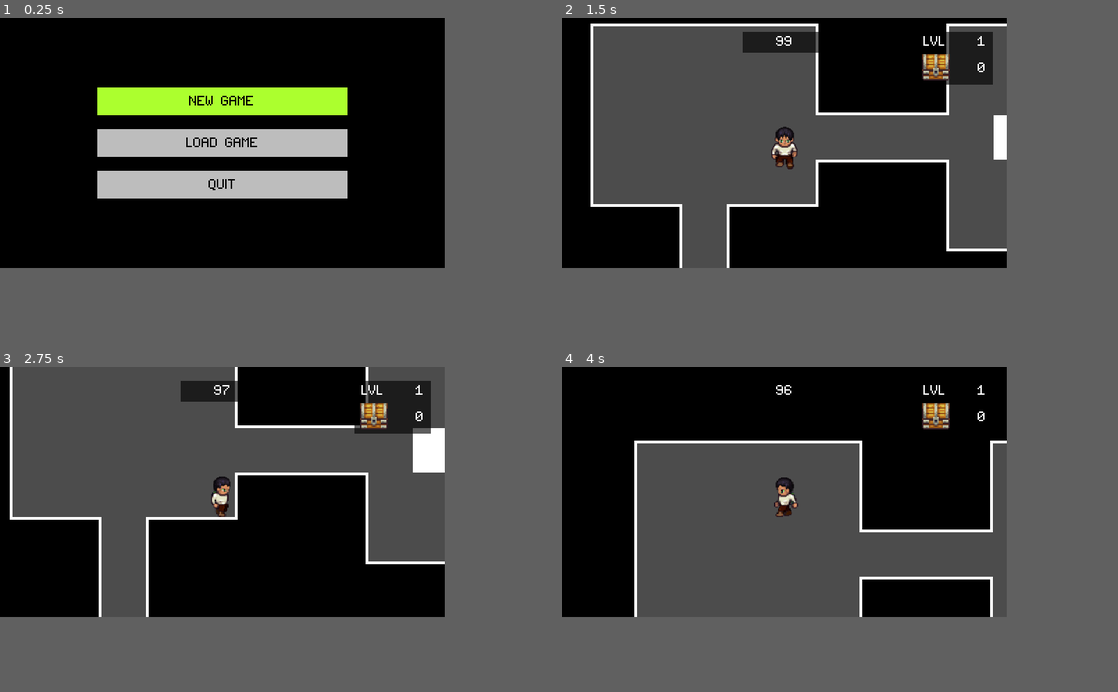
Above: before the commit, frames 1-4 (two rows, left to right).
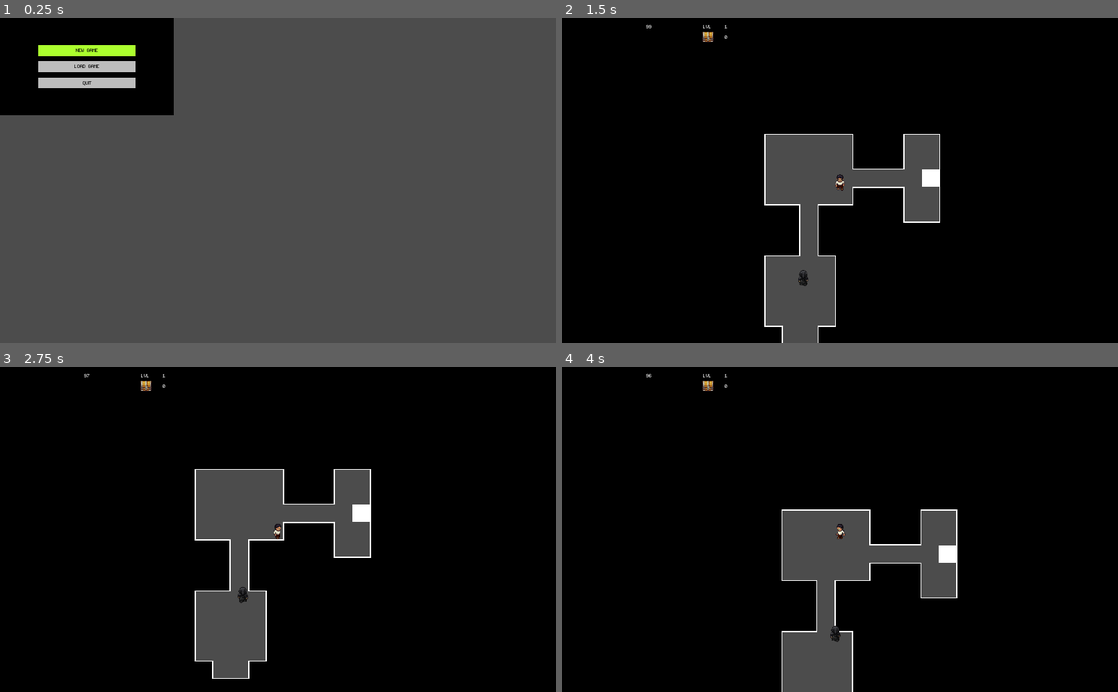
Above: after the commit, the same moments.

Repository: alittek/AC31009-Game
Game: Godot game, scene res://StartScreen.tscn
The game is run twice, just before and just after one commit, with the same random seed, the same clock (stepped at 60 frames per second) and the same inputs.
Inputs:
- Up to frame 1 (0.25 s): no input
- Up to frame 2 (1.5 s): tap Enter at 0.5 s; hold Right (move_right) 0.53-1.28 s; hold Space (interact) 0.53-1.28 s; hold Down (move_down) from 1.28 s (still down); tap Space (interact) at 1.35 s
- Up to frame 3 (2.75 s): release Down (move_down) at 2.03 s; hold Right (move_right) from 2.03 s (still down); hold Space (interact) from 2.03 s (still down)
- Up to frame 4 (4 s): release Right (move_right) at 2.78 s; release Space (interact) at 2.78 s; hold Up (move_up) 2.78-3.53 s; tap Space (interact) at 2.85 s; hold Left (move_left) from 3.53 s (still down); hold Space (interact) from 3.53 s (still down)
In our replay, the window is 640x360 before the commit and 800x468 after it. These sizes can differ from the game's own. Grey fills any space a smaller window leaves; there, only what the larger window draws over its background counts as a difference.

The runs differ from the first frame. In frame 1, 55% of the frame differs, in the area x 0-80%, y 0-77%; in frame 2, 40%; in frame 3, 41%; in frame 4, 27%.

Commit message:
state pattern for enemy running but with issues

Diff:
--- a/NPC.gd
+++ b/NPC.gd
@@ -1,58 +1,65 @@
 extends KinematicBody2D
 
-# Node references
-var player
-# Random number generator
+var curArt : int = 0
+var maxArt : int = 2
+var moveSpeed : int = 30
+var stealDist : int = 40
+var amount : int = 1
+var stealRate : float = 1.0
+var chaseDist : int = 400
+var stolen : bool = false
+
+var state = "patrol"
+
 var rng = RandomNumberGenerator.new()
-# Movement variables
-export var speed = 25
-var direction : Vector2
-var last_direction = Vector2(0, 1)
-var bounce_countdown = 0
-# Animation variables
-var other_animation_playing = false
+var direc : Vector2
 
-func _ready():
-	player = get_tree().root.get_node("WorldMap/Player")
-	rng.randomize()
+onready var timer = $Timer
+onready var player = get_tree().root.get_node("WorldMap/Player")
 
-func _on_Timer_timeout():
-	# Calculate the position of the player relative to the skeleton
-	var player_relative_position = player.position - position
-	#print(player_relative_position)
+var player_in_range
+var player_in_sight
 
-	if player_relative_position.length() <= 16:
-		# If player is near, don't move but turn toward it
-		direction = Vector2.ZERO
-		last_direction = player_relative_position.normalized()
-	elif player_relative_position.length() <= 100 and bounce_countdown == 0:
-		# If player is within range, move toward it
-		direction = player_relative_position.normalized()
-	elif bounce_countdown == 0:
-		# If player is too far, randomly decide whether to stand still or where to move
-		var random_number = rng.randf()
-		if random_number < 0.05:
-			direction = Vector2.ZERO
-		elif random_number < 0.1:
-			direction = Vector2.DOWN.rotated(rng.randf() * 2 * PI)
+func _ready ():
+#	timer.wait_time = stealRate
+#	timer.start()
+	pass
 
-	# Update bounce countdown
-	if bounce_countdown > 0:
-		bounce_countdown = bounce_countdown - 1
+func _process(delta):
+	#state pattern to allow enemy behaviour
+	match state:
+		"patrol":
+			pass
+			#print("zzzzzzz")
+			patrol(delta)
+		"follow":
+			#print("taptaptap")
+			follow()
+		"search":
+			pass
+		"steal":
+			steal()
+		"flee":
+			flee()
+
+
 
 func _physics_process(delta):
-	var movement = direction * speed * delta
+	check_sight()
 
-	var collision = move_and_collide(movement)
-
-	if collision != null and collision.collider.name != "Player":
-		direction = direction.rotated(rng.randf_range(PI/4, PI/2))
-		bounce_countdown = rng.randi_range(2, 5)
-
-	# Animate skeleton based on direction
-	if not other_animation_playing:
-		animate_NPC(direction)
-
+#	var vel : Vector2
+#	var dist = position.distance_to(player.position)
+#	# TODO if player not close patrol
+#	if dist > chaseDist:
+#		pass
+#
+#	#if player close
+#	if dist < chaseDist:
+#		vel = (player.position - position).normalized()
+#		move_and_slide(vel * moveSpeed)
+#
+#	animate_NPC(vel)
+#
 func get_animation_direction(direction: Vector2):
 	var norm_direction = direction.normalized()
 	if norm_direction.y >= 0.707:
@@ -67,10 +74,8 @@
 
 func animate_NPC(direction: Vector2):
 	if direction != Vector2.ZERO:
-		last_direction = direction
-
+		var last_direction = direction
 		# Choose walk animation based on movement direction
-		#var animation = get_animation_direction(last_direction) + "_walk"
 		var animation = "Walk_" + get_animation_direction(last_direction)
 		#print(animation)
 		# Play the walk animation
@@ -80,3 +85,96 @@
 #		var animation = get_animation_direction(last_direction) + "_idle"
 #		$AnimatedSprite.play(animation)
 		$AnimationPlayer.stop(false)
+
+#func _on_Timer_timeout():
+#	if position.distance_to(player.position) <= stealDist:
+#		player.lose_artifact(amount)
+#		steal_artifact(amount)
+#
+## check if player has stolen set number of artifacts
+#func steal_artifact(artToTake):
+#	curArt += artToTake
+#	if curArt >= maxArt:
+#		flee()
+
+
+
+# check if player is in sight of the enemy
+func check_sight():
+	if player_in_range == true:
+		# get snapshot of world with all bodies
+		var space_state = get_world_2d().direct_space_state
+		var sight_check = space_state.intersect_ray(position, player.position, [self], collision_mask)
+		if sight_check:
+			if sight_check.collider.name == "Player":
+				player_in_sight = true
+				state = "follow"
+				print("state: ", state)
+				if position.distance_to(player.position) <= stealDist:
+					state = "steal"
+					print("state: ", state)
+					if stolen == true:
+						state = "flee"
+						print("state: ", state)
+						#stolen = false
+			else:
+				state = "patrol"
+				print("state: ", state)
+	else:
+		player_in_sight = false
+		state = "patrol"
+		print("state: ", state)
+		#print("player in sight ", player_in_sight)
+
+func follow():
+	var vel : Vector2
+	vel = (player.position - position).normalized()
+	move_and_slide(vel * moveSpeed)
+	animate_NPC(vel)
+
+func steal():
+	player.lose_artifact(amount)
+	stolen = true
+	return stolen
+#		steal_artifact(amount)
+#
+## check if player has stolen set number of artifacts
+#func steal_artifact(artToTake):
+#	curArt += artToTake
+#	if curArt >= maxArt:
+#		flee()
+
+func patrol(delta):
+	#if bounce_countdown == 0:
+
+	# If player is too far, randomly decide whether to stand still or where to move
+	var random_number = rng.randf()
+	if random_number < 0.05:
+		direc = Vector2.ZERO
+	elif random_number < 0.1:
+		direc = Vector2.DOWN.rotated(rng.randf() * 2 * PI)
+
+	var movement = direc * moveSpeed * delta
+	var collision = move_and_collide(movement)
+	# Update bounce countdown
+#	if bounce_countdown > 0:
+#		bounce_countdown = bounce_countdown - 1
+
+# enemy disapears
+func flee():
+	print("..............................................")
+	queue_free()
+
+
+# sight area entered
+func _on_Sight_body_entered(body):
+	if body == player:
+		player_in_range = true
+		#print("player in range ", player_in_range)
+
+# sight area exited
+func _on_Sight_body_exited(body):
+	if body == player:
+		player_in_range = false
+		player_in_sight = false
+		#print("player in range ", player_in_range)
--- a/NPC.tscn
+++ b/NPC.tscn
@@ -126,9 +126,8 @@
 "values": [ 24, 25, 26, 27, 28, 29, 30, 31 ]
 }
 
-[sub_resource type="CapsuleShape2D" id=9]
-radius = 17.983
-height = 6.94144
+[sub_resource type="RectangleShape2D" id=11]
+extents = Vector2( 18.3656, 17.626 )
 
 [sub_resource type="CircleShape2D" id=10]
 radius = 300.0
@@ -156,7 +155,7 @@
 
 [node name="CollisionShape2D" type="CollisionShape2D" parent="."]
 position = Vector2( 1.52588e-05, 17.8249 )
-shape = SubResource( 9 )
+shape = SubResource( 11 )
 
 [node name="RayCast2D" type="RayCast2D" parent="."]
 position = Vector2( 0, 2.47487 )
--- a/OtherNPC.gd
+++ b/OtherNPC.gd
@@ -3,55 +3,36 @@
 var curArt : int = 0
 var maxArt : int = 2
 var moveSpeed : int = 30
+
+#var xpToGive : int = 30
+#var damage : int = 1
+#var attackRate : float = 1.0
 var stealDist : int = 40
 var amount : int = 1
 var stealRate : float = 1.0
 var chaseDist : int = 400
 
-var state = "patrol"
-
 onready var timer = $Timer
-onready var player = get_tree().root.get_node("WorldMap/Player")
-var player_pos
-var player_in_range
-var player_in_sight
+onready var target = get_tree().root.get_node("WorldMap/Player")
 
 func _ready ():
-#	timer.wait_time = stealRate
-#	timer.start()
-	pass
+	timer.wait_time = stealRate
+	timer.start()
 
-func _process(delta):
-	#state pattern to allow enemy behaviour
-	match state:
-		"patrol":
-			print("zzzzzzz")
-		"follow":
-			print("taptaptap")
-			follow()
-		"steal":
-			pass
-		"flee":
-			pass
+func _physics_process (delta):
+	var vel : Vector2
+	var dist = position.distance_to(target.position)
+	# TODO if player not close patrol
+	if dist > chaseDist:
+		pass
 
+	#if player close
+	if dist < chaseDist:
+		vel = (target.position - position).normalized()
+		move_and_slide(vel * moveSpeed)
 
+	animate_NPC(vel)
 
-func _physics_process(delta):
-	check_sight()
-
-#	var vel : Vector2
-#	var dist = position.distance_to(player.position)
-#	# TODO if player not close patrol
-#	if dist > chaseDist:
-#		pass
-#
-#	#if player close
-#	if dist < chaseDist:
-#		vel = (player.position - position).normalized()
-#		move_and_slide(vel * moveSpeed)
-#
-#	animate_NPC(vel)
-#
 func get_animation_direction(direction: Vector2):
 	var norm_direction = direction.normalized()
 	if norm_direction.y >= 0.707:
@@ -67,7 +48,9 @@
 func animate_NPC(direction: Vector2):
 	if direction != Vector2.ZERO:
 		var last_direction = direction
+
 		# Choose walk animation based on movement direction
+		#var animation = get_animation_direction(last_direction) + "_walk"
 		var animation = "Walk_" + get_animation_direction(last_direction)
 		#print(animation)
 		# Play the walk animation
@@ -78,54 +61,18 @@
 #		$AnimatedSprite.play(animation)
 		$AnimationPlayer.stop(false)
 
-#func _on_Timer_timeout():
-#	if position.distance_to(player.position) <= stealDist:
-#		player.lose_artifact(amount)
-#		steal_artifact(amount)
-#
-## check if player has stolen set number of artifacts
-#func steal_artifact(artToTake):
-#	curArt += artToTake
-#	if curArt >= maxArt:
-#		flee()
 
+func _on_Timer_timeout():
+	if position.distance_to(target.position) <= stealDist:
+		target.lose_artifact(amount)
+		steal_artifact(amount)
 
-
-# check if player is in sight of the enemy
-func check_sight():
-	if player_in_range == true:
-		# get snapshot of world with all bodies
-		var space_state = get_world_2d().direct_space_state
-		var sight_check = space_state.intersect_ray(position, player.position, [self], collision_mask)
-		if sight_check:
-			if sight_check.collider.name == "Player":
-				player_in_sight = true
-				state = "follow"
-			else:
-				player_in_sight = false
-				state = "patrol"
-				print("player in sight ", player_in_sight)
-
-func follow():
-	var vel : Vector2
-	vel = (player.position - position).normalized()
-	move_and_slide(vel * moveSpeed)
-	animate_NPC(vel)
+# check if player has stolen set number of artifacts
+func steal_artifact(artToTake):
+	curArt += artToTake
+	if curArt >= maxArt:
+		flee()
 
 # enemy disapears
 func flee():
 	queue_free()
-
-
-# sight area entered
-func _on_Sight_body_entered(body):
-	if body == player:
-		player_in_range = true
-		#print("player in range ", player_in_range)
-
-# sight area exited
-func _on_Sight_body_exited(body):
-	if body == player:
-		player_in_range = false
-		player_in_sight = false
-		#print("player in range ", player_in_range)
--- a/project.godot
+++ b/project.godot
@@ -36,8 +36,6 @@
 
 [display]
 
-window/size/width=320
-window/size/height=180
 window/size/test_width=1024
 window/size/test_height=600
 window/stretch/mode="2d"
